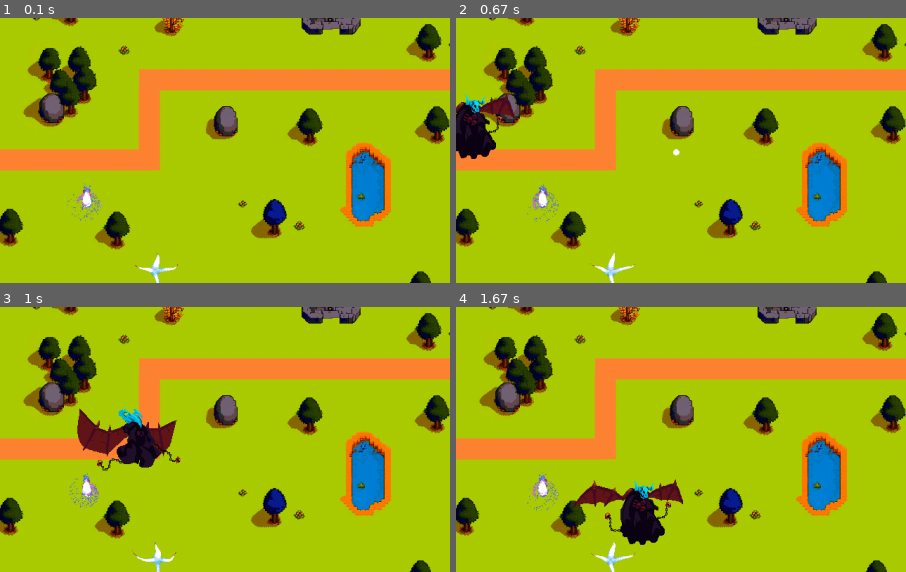
Above: before the commit, frames 1-4 (two rows, left to right).
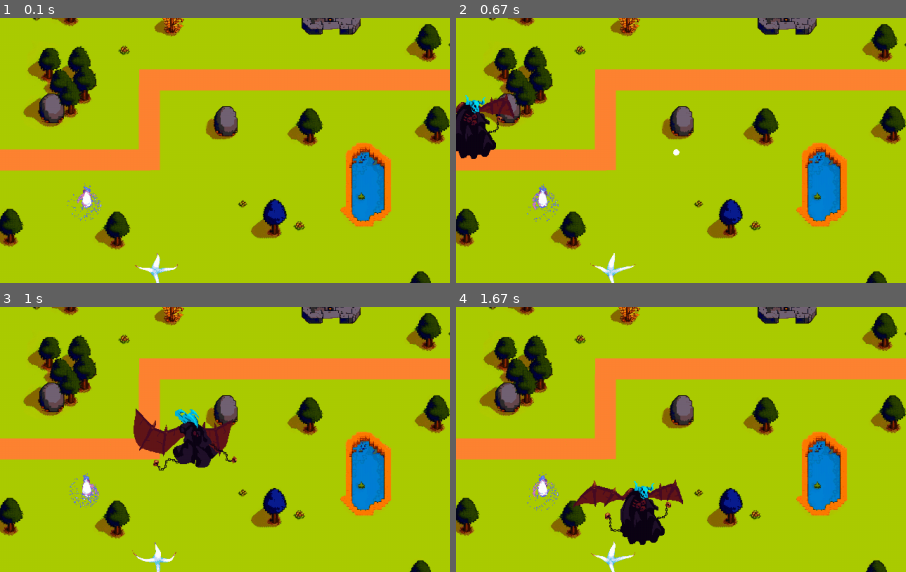
Above: after the commit, the same moments.

Repository: Entropy675/Summoning-Jinn
Game: pygame game, started from src/main.py
Same seed, same stepped clock (60 frames per second), same inputs: the game is played once before the commit and once after it.
Inputs (mouse positions are % of the whole screen's width and height, from its top left):
- Up to frame 1 (0.1 s): no input
- Up to frame 2 (0.67 s): click (50, 50) at 0.38 s
- Up to frame 3 (1 s): tap Space at 0.67 s
- Up to frame 4 (1.67 s): click (19, 35) at 1.05 s; click (87, 85) at 1.38 s
The pictures show only the part of the screen within x 26-76%, y 25-75%; the shares and areas given below are measured in that part.

Frames 1-2 are identical in both runs. In frame 3, 4.8% of the frame differs, in the area x 17-53%, y 38-62%; in frame 4, nothing differs.

Commit message:
Preliminary Setup for Ghost

Diff:
--- a/src/basicSprite.py
+++ b/src/basicSprite.py
@@ -35,7 +35,7 @@
 
     # Initializes the sprite
     def __init__(self, image, x, y, imfmx, imfmy, os, imgSpeed):
-
+        # image, x and y position for the image, image frame width, image frame height, ending offset, image speed
         super().__init__() # calls init of pygame.sprite.Sprite object
         self.original_image = image;
         self.image = image
--- a/src/enemy.py
+++ b/src/enemy.py
@@ -11,10 +11,12 @@
     attacking = False;
     range = 0; #range for when goblin will follow player
     currentSprite = 0;
+    currentPathPoint = 0;
+    maxPathPoint = 0;
     sprites = []; # basicSprite
     pathPoints = []; # location that it will go
 
-    def __init__(self, x, y):
+    def __init__(self):
         super().__init__() # do not create a lone instance of this class
 
     def sqrDistToPlayer(self, plr): # use this if you can help it because sqrt is a slow operation
--- /dev/null
+++ b/src/ghost.py
@@ -0,0 +1,75 @@
+import pygame
+import random
+import math
+import basicSprite
+import level
+import entity
+import enemy
+import player
+
+
+class Ghost(enemy.Enemy):
+
+    meleRange = 25;
+    currentSprite = 0;
+    sprites = []; # basicSprite
+    pathPoints = []; # location that it will go
+
+    def __init__(self, x, y, pathPoints):
+        self.range = 20
+        self.pathPoints = pathPoints;
+        self.maxPathPoint = len(pathPoints);
+
+        image = pygame.image.load("..assets\\GothicCharacters\\GPV\\Ghost-Files\\PNG\\ghost-idle.png")
+
+        self.original_image = image
+        self.image = image
+        self.rect = self.image.get_rect(); # change later to a set shape for hitbox?
+        self.isEntityInanimate = False;
+
+        self.sprites.append(basicSprite.BasicSprite(image, 0, 0, 7, 0, 0, 16 - self.speed)); # first animation: idle movement
+        self.sprites.append(basicSprite.BasicSprite(pygame.image.load("..assets\\GothicCharacters\\GPV\\Ghost-Files\\PNG\\ghost-shriek.png"), 0, 0, 4, 1, 0, 16 - self.speed)); # second animation: attack
+        self.sprites.append(basicSprite.BasicSprite(pygame.image.load("..assets\\GothicCharacters\\GPV\\Ghost-Files\\PNG\\ghost-vanish.png"), 0, 0, 7, 1, 0, 16 - self.speed)); # third animation: vanish (teleport ?) (die ?)
+        self.sprites.append(basicSprite.BasicSprite(pygame.image.load("..assets\\GothicCharacters\\GPV\\Ghost-Files\\PNG\\ghost-appears.png"), 0, 0, 6, 1, 0, 16 - self.speed)); # third animation: appear (could be used for teleport)
+        # basic sprite takes in image, x and y position for the image, image frame width, image frame height, ending offset, image speed
+
+        super().__init__(x, y)
+
+    def path(self):
+
+        #checks if player is within range of goblin, if true it sets goblin path towards player
+        if(self.sqrDistToPlayer(self, plr) < range*range): # range is a variable u declare at the start, represents the pixel range that the player needs to be within for the enemy to start chasing the player
+            self.goToX = plr.x
+            self.goToY = plr.y
+            self.attacking = True;
+        else:
+            if(self.pathToPoints[self.currentPathPoint].x == self.x &&  self.pathToPoints[self.currentPathPoint].y == self.y):
+                self.currentPathPoint += 1;
+            if(self.currentPathPoint == self.maxPathPoint):
+                self.goToY = -10000;
+            else:
+                self.goToX = self.pathToPoints[self.currentPathPoint].x
+                self.goToY = self.pathToPoints[self.currentPathPoint].y
+            self.attacking = False;
+            # remove path to points [0] once they have reached it
+
+    def attackBehavior(self):
+        attackType = random.randint(1, 100) #random number between 1 - 100 determines attack type
+
+        if(attackType <= 80):
+            currentSprite = 0 #80% chance the goblin will walk
+        elif(attackType <= 95):
+            currentSprite = 1 #15% chance the goblin will try a basic attack(i think biting would be very funny but that can be for later)
+        elif(attackType <= 100):
+            currentSprite = 2 #5% chance the goblin will dash
+
+
+    def draw(self, surf):
+        super().draw(surf)
+
+
+    def update(self):
+        super().update()
+        self.path(self)
+        if(self.attacking):
+            self.attackBehavior(self)
--- a/src/goblin.py
+++ b/src/goblin.py
@@ -15,8 +15,10 @@
     sprites = []; # basicSprite
     pathPoints = []; # location that it will go
 
-    def __init__(self, x, y):
+    def __init__(self, x, y, pathPoints):
         self.range = 20
+        self.pathPoints = pathPoints;
+        self.maxPathPoint = len(pathPoints);
 
         image = pygame.image.load("..\\assets\\Sprites\\goblin1V2_summoning_jinn.png");
 
--- a/src/player.py
+++ b/src/player.py
@@ -111,7 +111,10 @@
         doneframe = None;
 
         if(self.facingLeft):
-            doneframe = self.sprites[self.currentSprite].draw(surf, self.x + self.sprites[self.currentSprite].x - self.sprites[self.currentSprite].rect.width/2, self.y + self.sprites[self.currentSprite].y - self.sprites[self.currentSprite].rect.height/2, True);
+            if(self.currentSprite == 1): # mod for attacking facing left offset
+                doneframe = self.sprites[self.currentSprite].draw(surf, self.x + self.sprites[self.currentSprite].x - self.sprites[self.currentSprite].rect.width/2 + 80, self.y + self.sprites[self.currentSprite].y - self.sprites[self.currentSprite].rect.height/2, True);
+            else:
+                doneframe = self.sprites[self.currentSprite].draw(surf, self.x + self.sprites[self.currentSprite].x - self.sprites[self.currentSprite].rect.width/2, self.y + self.sprites[self.currentSprite].y - self.sprites[self.currentSprite].rect.height/2, True);
         else:
             doneframe = self.sprites[self.currentSprite].draw(surf, self.x + self.sprites[self.currentSprite].x  - self.sprites[self.currentSprite].rect.width/2, self.y + self.sprites[self.currentSprite].y - self.sprites[self.currentSprite].rect.height/2);
 
